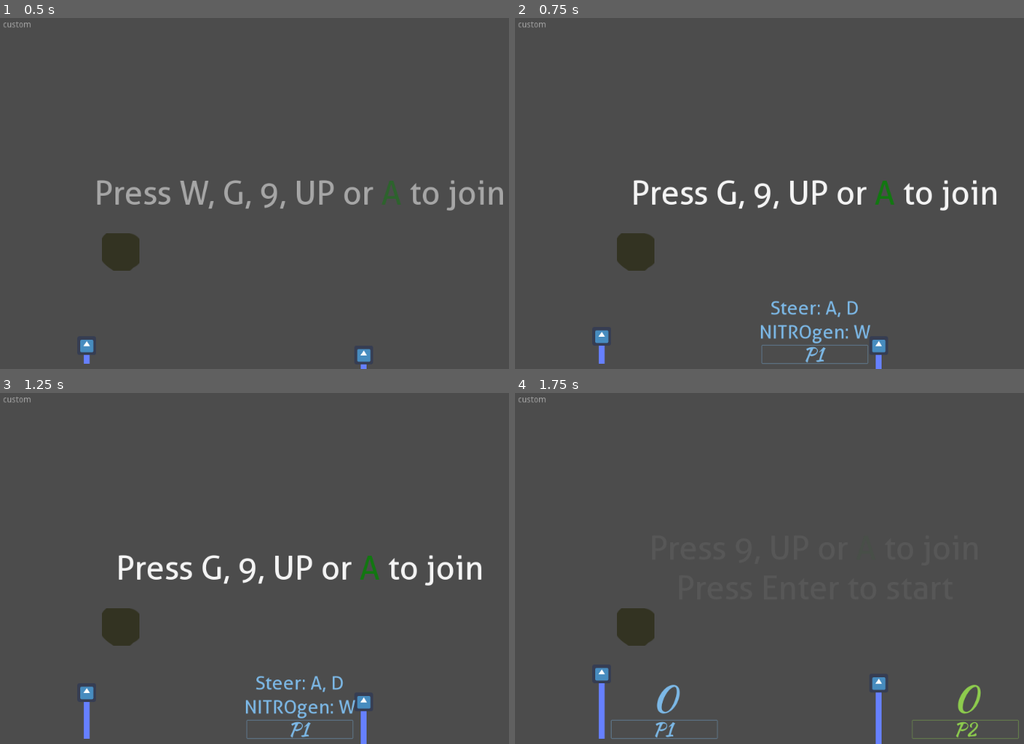
Above: before the commit, frames 1-4 (two rows, left to right).
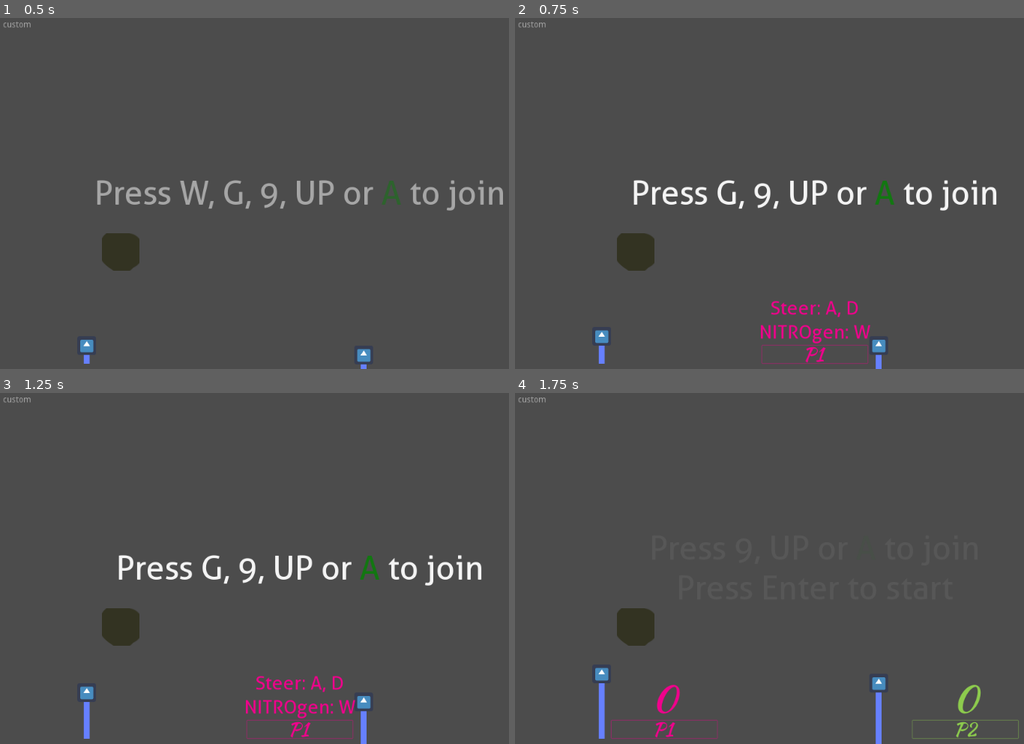
Above: after the commit, the same moments.

Repository: HedgeLizards/GGJ23
Game: Godot game, scene res://scenes/World.tscn
Two runs of this game, one before a commit and one after it. Both use one fixed random seed, a clock stepped at 60 frames per second and the inputs below. The engine's default icon, where the game draws it, is replaced by a stand-in: a white triangle on a blue panel in a dark square.
Inputs:
- Up to frame 1 (0.5 s): no input
- Up to frame 2 (0.75 s): tap W at 0.5 s; tap Enter (start) at 0.6 s
- Up to frame 3 (1.25 s): no input
- Up to frame 4 (1.75 s): tap G at 1.25 s; tap Enter (start) at 1.35 s

Frame 1 is identical in both runs. In frame 2, 0.8% of the frame differs, in the area x 48-70%, y 80-99%; in frame 3, 0.8%; in frame 4, 0.3%.

Commit message:
Add restarting to the UI and fix rejoining

Diff:
--- a/scripts/global.gd
+++ b/scripts/global.gd
@@ -4,14 +4,16 @@
 var starting_in = -1
 var players = []
 var scores = []
-var vacated_spots = []
+var vacant_indices = [0, 1, 2, 3]
+var player_scores
+var instructions
 var instructions_tween
 
-onready var player_scores = $'../World/CanvasLayer/PlayerScores'
-onready var instructions = $'../World/CanvasLayer/Instructions'
+func initialize_UI():
+	player_scores = $'../World/CanvasLayer/PlayerScores'
+	instructions = $'../World/CanvasLayer/Instructions'
 
-func _ready():
-	instructions_tween = create_tween().set_trans(Tween.TRANS_CUBIC).set_ease(Tween.EASE_IN_OUT).set_loops()
+	instructions_tween = instructions.create_tween().set_trans(Tween.TRANS_CUBIC).set_ease(Tween.EASE_IN_OUT).set_loops()
 
 	instructions_tween.tween_property(instructions, 'modulate', Color(1, 1, 1, 1), 1)
 	instructions_tween.tween_property(instructions, 'modulate', Color(1, 1, 1, 0), 1)
@@ -61,13 +63,9 @@
 				var index = players.find(i)
 
 				if index == -1:
-					if vacated_spots.empty():
-						index = players.size()
-					else:
-						index = vacated_spots.pop_front()
+					index = vacant_indices.min()
 
-						for j in vacated_spots.size():
-							vacated_spots[j] += 1
+					vacant_indices.erase(index)
 
 					player_scores.add_player(i, index)
 
@@ -81,7 +79,10 @@
 					players.remove(index)
 					scores.remove(index)
 
-					vacated_spots.push_back(index)
+					while vacant_indices.has(index):
+						index += 1
+
+					vacant_indices.push_back(index)
 
 					# TODO: free player & potato i
 
@@ -103,9 +104,14 @@
 			get_tree().quit()
 	elif event.is_action('quit'):
 		selecting = true
+		starting_in = -1
 
-		# TODO: reset variables
-		# TODO: reload World scene
+		for i in scores.size():
+			scores[i] = 0
+
+		player_scores.stop()
+
+		get_tree().reload_current_scene()
 
 func change_score(index, by):
 	scores[index] += by
--- a/scripts/player_scores.gd
+++ b/scripts/player_scores.gd
@@ -1,14 +1,19 @@
 extends HBoxContainer
 
+const PlayerScore = preload('res://scenes/PlayerScore.tscn')
 const CONTROLS = [
 	['A', 'D', 'W'],
 	['V', 'B', 'G'],
 	['I', 'O', '9'],
 	['LEFT', 'RIGHT', 'UP'],
 ]
-const COLORS = [Color('#7cb8e6'), Color('#8dcb4d'), Color('#f0028c'), Color('#df952c')]
+const COLORS = [Color('#f0028c'), Color('#8dcb4d'), Color('#7cb8e6'), Color('#df952c')]
 
-var PlayerScore = preload('res://scenes/PlayerScore.tscn')
+func _ready():
+	Global.initialize_UI()
+
+	for i in Global.players.size():
+		add_player(Global.players[i], i)
 
 func add_player(id, index):
 	var player_score = PlayerScore.instance()
@@ -57,6 +62,16 @@
 		player_score.get_node('Controls').visible = false
 		player_score.get_node('Score').visible = true
 
+func stop():
+	for player_score in get_children():
+		player_score.remove_constant_override('separation')
+
+		player_score.get_node('Controls').visible = true
+		player_score.get_node('Score').visible = false
+
+		player_score.get_node('Score').text = '0'
+		player_score.get_node('Nitrogen').value = 0
+
 func update_score(index, to):
 	var score = get_child(index).get_node('Score')
 
